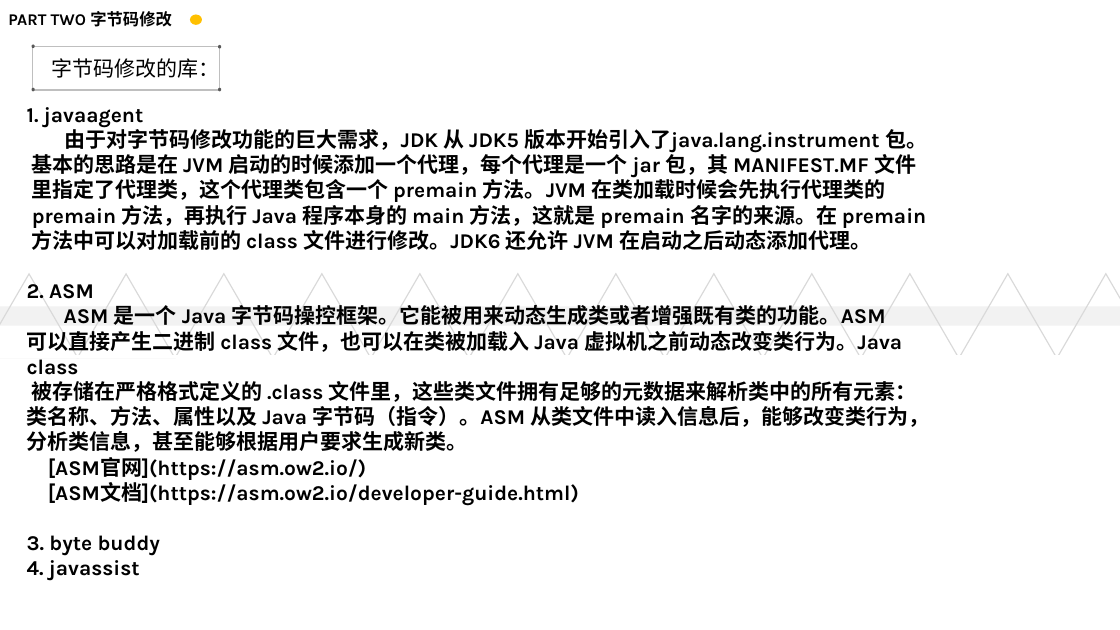
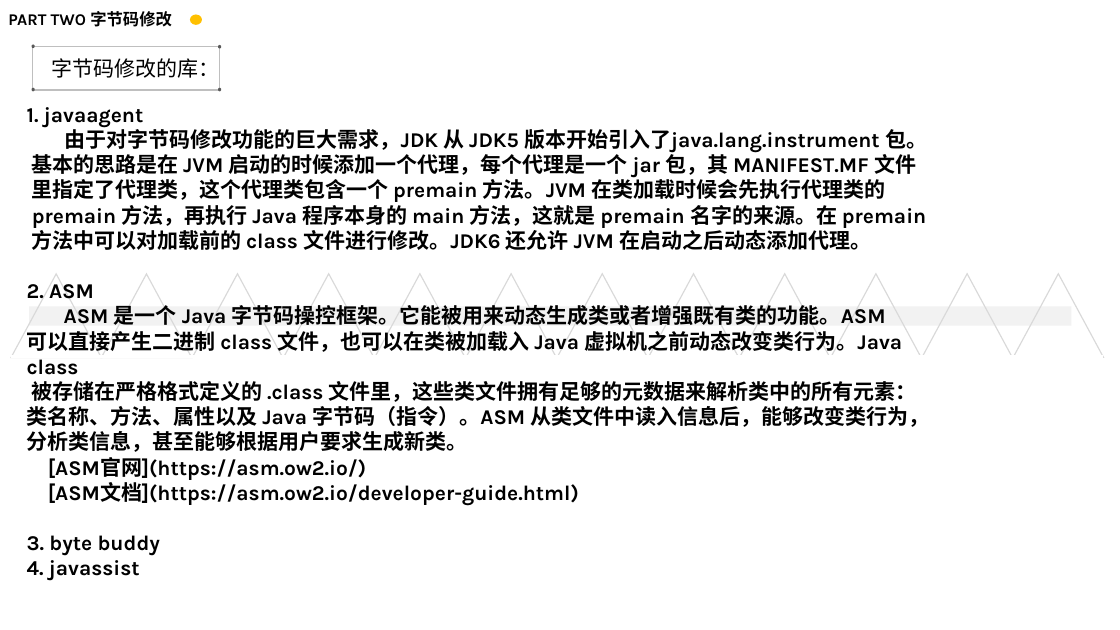
Before and after one commit to xiaofan0408/notes, a slide deck: slide 15 of bytecode/bytecode.pptx. Drawn at 1120x630 pixels with LibreOffice and Linux fonts; fonts in the diff are those of the drawing. Boxes give left, top, right and bottom in pixels: in the first picture for what was removed or moved away, otherwise in the second. Text is boxed around its words. In the diff, an @@ line names an element or a change of style, - is before the commit and + after.

```diff
--- a/bytecode/bytecode.pptx
+++ b/bytecode/bytecode.pptx
@@ triangle: place and size @@
-triangle at [0,274,78,358]
+triangle at [11,274,102,358]
@@ triangle: place and size @@
-triangle at [77,274,175,358]
+triangle at [102,274,192,358]
@@ triangle: place and size @@
-triangle at [176,274,273,358]
+triangle at [192,274,283,358]
@@ triangle: place and size @@
-triangle at [273,274,371,358]
+triangle at [284,274,375,358]
@@ triangle: place and size @@
-triangle at [371,274,469,358]
+triangle at [375,274,465,358]
@@ triangle: place and size @@
-triangle at [470,274,567,358]
+triangle at [466,274,557,358]
@@ triangle: place and size @@
-triangle at [567,274,665,358]
+triangle at [557,274,648,358]
@@ triangle: place and size @@
-triangle at [665,274,763,358]
+triangle at [649,274,739,358]
@@ triangle: place and size @@
-triangle at [764,274,861,358]
+triangle at [739,274,830,358]
@@ triangle: place and size @@
-triangle at [861,274,959,358]
+triangle at [831,274,922,358]
@@ triangle: place and size @@
-triangle at [960,274,1057,358]
+triangle at [923,274,1013,358]
@@ triangle: place and size @@
-triangle at [1058,274,1120,358]
+triangle at [1013,274,1104,358]
@@ rectangle: place and size @@
-rectangle at [0,307,1120,326]
+rectangle at [29,307,1072,326]
@@ line moved from (0, 357) - (1120, 357) to (11, 357) - (1104, 357) @@
```
Also in this commit, not shown: 1 slide added.
